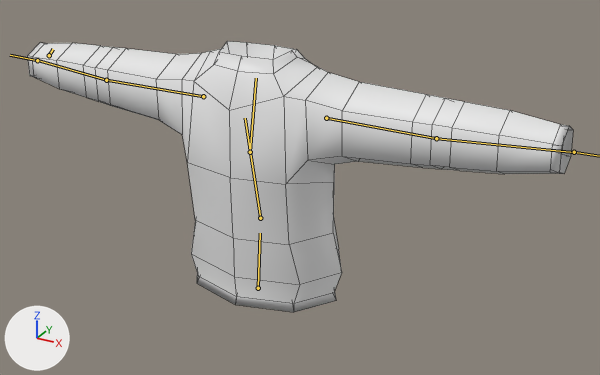
The FBX model ECOE sim/Assets/Art/Characters/Resources/Clothes/Shirts/Sweater.fbx, before and after one commit.
Before and after are seen from a 50 mm camera at (1.79, -2.93, 1.7) aimed at (0.15, 0.06, 0.21). The axes (+X, +Y, +Z) are drawn at lower left. The lights are the same throughout. The older version comes first. The bones that change, and the others that lie on the model, are drawn over the model as lines. Mesh edges are drawn as thin lines.

In view in the first picture: 'Sweater'.
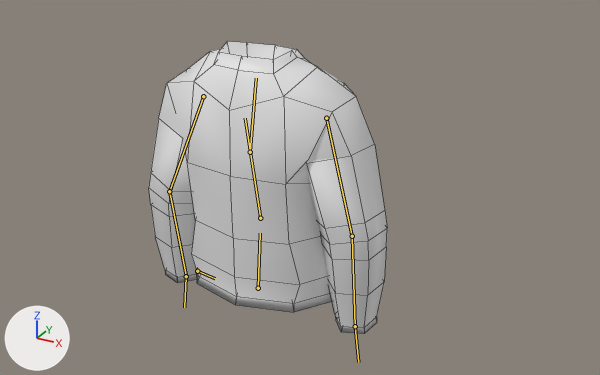
The newer file adds an action. The first version stands in its rest pose; the second is drawn at frame 1 of the action 'CartoonArmature|Idle.002'.

Boxes [x1, y1, x2, y2] around the edits, measured in the pictures (600 x 375 px):
```json
{"object": "Sweater", "change": "posed", "before": [27, 41, 573, 312], "after": [149, 41, 387, 334], "on screen": "56% narrower, 8% taller"}
{"bone": "Arm.L", "before": "(203, 96) to (106, 80)", "after": "(203, 96) to (169, 191)"}
{"bone": "Elbow.L", "before": "(106, 80) to (37, 60)", "after": "(169, 191) to (186, 277)"}
{"bone": "Arm.R", "before": "(326, 118) to (436, 138)", "after": "(326, 118) to (352, 236)"}
{"bone": "Elbow.R", "before": "(436, 138) to (575, 152)", "after": "(352, 236) to (355, 327)"}
{"bone": "Hand.L", "before": "(37, 60) to (10, 55)", "after": "(186, 276) to (184, 307)"}
```

Edits to the scene script, one JSON object a line:
```json
{"block": "bone_arm_l", "where": "bone_arm_l = bpy.data.objects['CartoonArmature'].pose.bones['Arm.L']  # child of 'Spine1'"}
{"op": "set", "path": "bone_arm_l.rotation_quaternion", "old": "(1.0, 0.0, 0.0, 0.0)", "new": "(0.781, -0.587, 0.213, 0.022)", "note": "degrees (0, 0, 0) -> degrees (-76, 21, -13)"}
{"block": "bone_elbow_l", "where": "bone_elbow_l = bpy.data.objects['CartoonArmature'].pose.bones['Elbow.L']  # child of 'Arm.L'"}
{"op": "set", "path": "bone_elbow_l.rotation_quaternion", "old": "(1.0, 0.0, 0.0, 0.0)", "new": "(0.991, -0.125, -0.012, -0.055)", "note": "degrees (0, 0, 0) -> degrees (-14, -2, -6)"}
{"block": "bone_arm_r", "where": "bone_arm_r = bpy.data.objects['CartoonArmature'].pose.bones['Arm.R']  # child of 'Spine1'"}
{"op": "set", "path": "bone_arm_r.rotation_quaternion", "old": "(1.0, 0.0, 0.0, 0.0)", "new": "(0.781, -0.587, -0.213, -0.022)", "note": "degrees (0, 0, 0) -> degrees (-76, -21, 13)"}
{"block": "bone_elbow_r", "where": "bone_elbow_r = bpy.data.objects['CartoonArmature'].pose.bones['Elbow.R']  # child of 'Arm.R'"}
{"op": "set", "path": "bone_elbow_r.rotation_quaternion", "old": "(1.0, 0.0, 0.0, 0.0)", "new": "(0.991, -0.125, 0.012, 0.055)", "note": "degrees (0, 0, 0) -> degrees (-14, 2, 6)"}
{"block": "bone_hand_l", "where": "bone_hand_l = bpy.data.objects['CartoonArmature'].pose.bones['Hand.L']"}
{"op": "set", "path": "bone_hand_l.location", "old": "(0.0, 0.0, 0.0)", "new": "(-0.59, -2.82, -3.19)"}
{"op": "set", "path": "bone_hand_l.rotation_quaternion", "old": "(1.0, 0.0, 0.0, 0.0)", "new": "(0.742, -0.659, 0.0, 0.121)", "note": "degrees (0, 0, 0) -> degrees (-82, 9, 10)"}
{"block": "bone_hand_r", "where": "bone_hand_r = bpy.data.objects['CartoonArmature'].pose.bones['Hand.R']"}
{"op": "set", "path": "bone_hand_r.location", "old": "(0.0, 0.0, 0.0)", "new": "(0.59, -2.82, -3.19)"}
{"op": "set", "path": "bone_hand_r.rotation_quaternion", "old": "(1.0, 0.0, 0.0, 0.0)", "new": "(0.742, -0.659, 0.0, -0.121)", "note": "degrees (0, 0, 0) -> degrees (-82, -9, -10)"}
```
